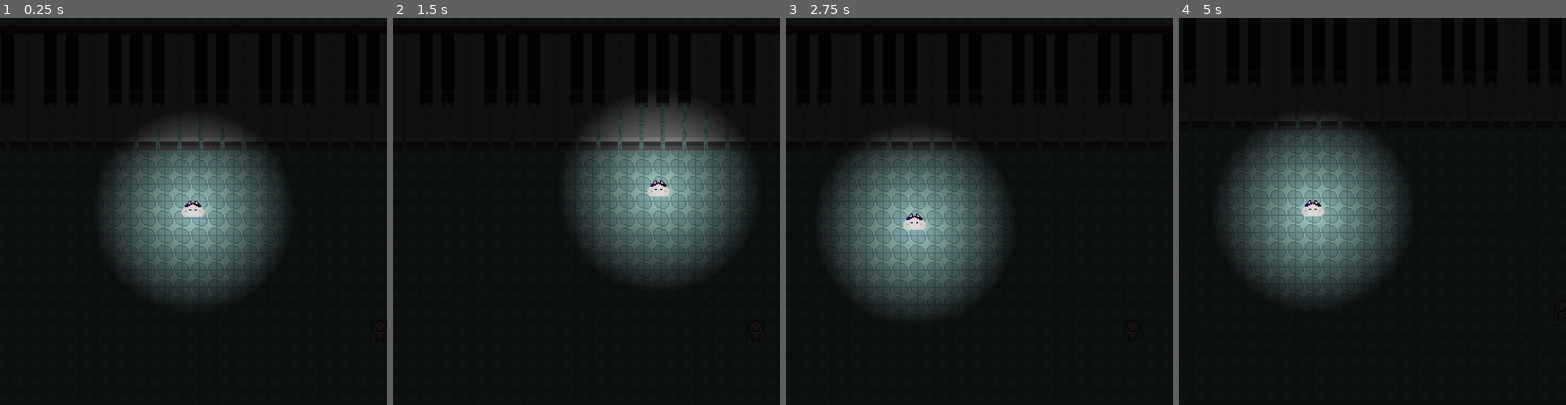
Above: before the commit, frames 1-4 (left to right).
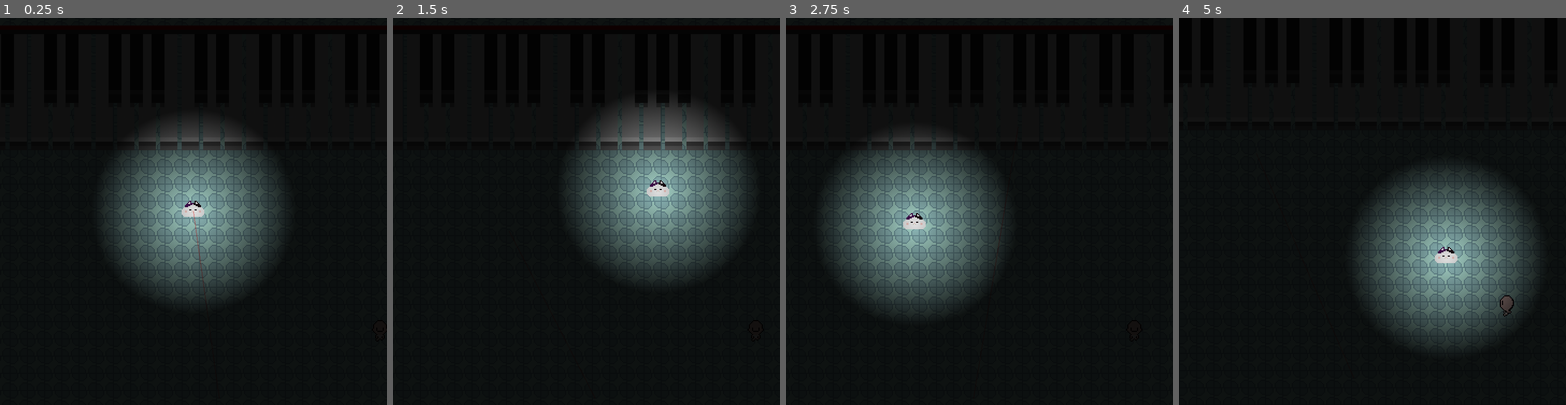
Above: after the commit, the same moments.

Repository: Sooshimi/fat-cat-lullaby
Game: Godot game, scene res://scenes/level_1.tscn
Two runs of this game, one before a commit and one after it. Both use one fixed random seed, a clock stepped at 60 frames per second and the inputs below.
Inputs (mouse positions are in pixels of both pictures, inside the frame that each line leads up to):
- Up to frame 1 (0.25 s): no input
- Up to frame 2 (1.5 s): tap Enter at 0.5 s; move the mouse to (671, 192) at 0.52 s; click (671, 192) at 0.6 s; tap Space (jump) at 0.77, 0.8, 1.07, 1.35 s; move the mouse to (509, 230) at 1.27 s
- Up to frame 3 (2.75 s): tap Space (jump) at 1.52, 1.82, 2.3 s; click (902, 230) at 1.55 s; move the mouse to (1018, 126) at 2.02 s; click (1018, 126) at 2.1 s
- Up to frame 4 (5 s): move the mouse to (1353, 288) at 2.77 s; click (1353, 288) at 2.85 s; tap Space (jump) at 3.02, 3.32, 3.6, 3.77, 4.07, 4.52, 4.82 s; move the mouse to (1488, 269) at 3.52 s; move the mouse to (1256, 153) at 4.27 s; click (1256, 153) at 4.35 s

The runs differ from the first frame. In frame 1, less than 0.1% of the frame differs, in the area x 49-53%, y 50-66%; in frame 2, less than 0.1%; in frame 3, 1.9%; in frame 4, 29%, in the area x 10-94%, y 25-86%.

Commit message:
Add laser

Diff:
--- a/autoloads/Global.gd
+++ b/autoloads/Global.gd
@@ -2,6 +2,9 @@
 
 var keys_played : Array = []
 var lullaby : Array = ["e", "d", "c"]
+
+func _ready():
+	Input.set_mouse_mode(Input.MOUSE_MODE_HIDDEN)
 
 func _unhandled_input(_event) -> void:
 	if Input.is_action_pressed("escape"):
--- a/project.godot
+++ b/project.godot
@@ -23,6 +23,7 @@
 
 window/size/viewport_width=360
 window/size/viewport_height=360
+window/size/mode=3
 window/size/always_on_top=true
 window/size/window_width_override=1080
 window/size/window_height_override=1080
--- a/scenes/fat_cat.gd
+++ b/scenes/fat_cat.gd
@@ -2,64 +2,60 @@
 
 var speed : float = 100
 var target : Vector2
-var is_moving : bool
+var is_rolling : bool
 var is_jumping : bool
 var is_grounded : bool = true
 var collision
-var i : int
 
 @onready var roll_cooldown : Node = $RollCooldown
-@onready var jump_duration : Node = $JumpDuration
 @onready var jump_window : Node = $JumpWindow
+@onready var collision_shape : Node = $CollisionShape2D
 
 func _ready() -> void:
 	# Stop cat moving at first launch of game
 	target = global_position
 
 func _physics_process(delta) -> void:
-	get_input(delta)
-
-#	if collision:
-#		# Allows player to slide on walls
-#		velocity = velocity.slide(collision.get_normal())
-
-func get_input(delta) -> void:
-	if Input.is_action_just_pressed("left_click") && !is_moving:
+	if Input.is_action_just_pressed("left_click") && !is_rolling:
 		target = get_global_mouse_position()
-		is_moving = true
-		i += 1
+		is_rolling = true
 	else:
 		# 'i' variable is to stop this block running more than once.
-		if global_position.distance_to(target) < 3 && i == 1:
+		if global_position.distance_to(target) < 5 && is_rolling:
 			# SLIDING
-			i = 0
-			is_moving = false
+			# Turn player collision box back on after landing
+			collision_shape.disabled = false
+			is_rolling = false
+			is_grounded = true
 			# Start window where jump action is allowed shortly during slide
 			jump_window.start()
 
 	collision = move_and_collide(velocity * delta, false, 0.00)
 
-	if is_moving:
+	# Cat rolling
+	if is_rolling:
 		# Move cat
 		velocity = global_position.direction_to(target) * speed
+	# Cat sliding
 	else:
 		# Short cat slide after rolling until stopped
-		velocity = velocity.move_toward(Vector2.ZERO, 6)
+		velocity = velocity.move_toward(Vector2.ZERO, 7)
 
 		# Allow one jump during this window
 		if Input.is_action_just_pressed("jump") && !jump_window.is_stopped() && is_grounded:
 			# JUMPING
+			collision_shape.disabled = true
+			is_grounded = false
+			is_rolling = true
 			print("Jump")
-			is_grounded = false
-			jump_duration.start()
 
 			# Sets mouse position as the jumping target
 			target = get_global_mouse_position()
 
-		# New velocity when jumping
-		if !is_grounded:
-			velocity = global_position.direction_to(target) * speed
+	if !is_grounded:
+		# New velocity and direction when jumping
+		velocity = global_position.direction_to(target) * speed
 
-func _on_jump_duration_timeout():
-	is_grounded = true
-	print("Landed")
+#	if collision:
+#		# Allows player to slide on walls
+#		velocity = velocity.slide(collision.get_normal())
--- a/scenes/fat_cat.tscn
+++ b/scenes/fat_cat.tscn
@@ -23,11 +23,6 @@
 wait_time = 0.2
 one_shot = true
 
-[node name="JumpDuration" type="Timer" parent="."]
-one_shot = true
-
 [node name="JumpWindow" type="Timer" parent="."]
 wait_time = 0.5
 one_shot = true
-
-[connection signal="timeout" from="JumpDuration" to="." method="_on_jump_duration_timeout"]
--- /dev/null
+++ b/scenes/laser.gd
@@ -0,0 +1,8 @@
+extends Line2D
+
+func _ready():
+	add_point(get_parent().position)
+	add_point(get_global_mouse_position(), 0)
+
+func _process(delta):
+	set_point_position(0, get_global_mouse_position())
--- /dev/null
+++ b/scenes/laser.tscn
@@ -0,0 +1,6 @@
+[gd_scene load_steps=2 format=3 uid="uid://b3adqkmggnbq1"]
+
+[ext_resource type="Script" path="res://scenes/laser.gd" id="1_dwcdn"]
+
+[node name="Laser" type="Line2D"]
+script = ExtResource("1_dwcdn")
--- a/scenes/level_1.tscn
+++ b/scenes/level_1.tscn
@@ -1,10 +1,11 @@
-[gd_scene load_steps=6 format=3 uid="uid://cwkocmqpyoa2o"]
+[gd_scene load_steps=7 format=3 uid="uid://cwkocmqpyoa2o"]
 
 [ext_resource type="PackedScene" uid="uid://pf2yp1p4e50e" path="res://scenes/bedroom.tscn" id="1_6ynhn"]
 [ext_resource type="PackedScene" uid="uid://kd8lrl2o8mac" path="res://scenes/fat_cat.tscn" id="1_tss6p"]
 [ext_resource type="PackedScene" uid="uid://krcrgk7ddf8" path="res://scenes/piano.tscn" id="2_qla7i"]
 [ext_resource type="PackedScene" uid="uid://du8n2u6bk366n" path="res://scenes/baby.tscn" id="3_n3qp0"]
 [ext_resource type="Texture2D" uid="uid://vf3o78sc1ww1" path="res://assets/world/2d_lights_and_shadows_neutral_point_light.png" id="4_qx8n5"]
+[ext_resource type="PackedScene" uid="uid://b3adqkmggnbq1" path="res://scenes/laser.tscn" id="6_usot1"]
 
 [node name="Level1" type="Node"]
 
@@ -12,6 +13,9 @@
 
 [node name="Piano" parent="." instance=ExtResource("2_qla7i")]
 position = Vector2(222, 118)
+
+[node name="Baby" parent="." instance=ExtResource("3_n3qp0")]
+position = Vector2(328, 345)
 
 [node name="FatCat" parent="." instance=ExtResource("1_tss6p")]
 position = Vector2(154, 233)
@@ -30,8 +34,14 @@
 drag_right_margin = 0.3
 drag_bottom_margin = 0.3
 
-[node name="Baby" parent="." instance=ExtResource("3_n3qp0")]
-position = Vector2(328, 345)
-
 [node name="CanvasModulate" type="CanvasModulate" parent="."]
 color = Color(0.0745098, 0.0745098, 0.0745098, 1)
+
+[node name="LaserPosition" type="Marker2D" parent="."]
+position = Vector2(178, 407)
+
+[node name="Laser" parent="LaserPosition" instance=ExtResource("6_usot1")]
+self_modulate = Color(1, 1, 1, 0.286275)
+position = Vector2(-178, -407)
+width = 1.0
+default_color = Color(1, 0, 0, 1)
